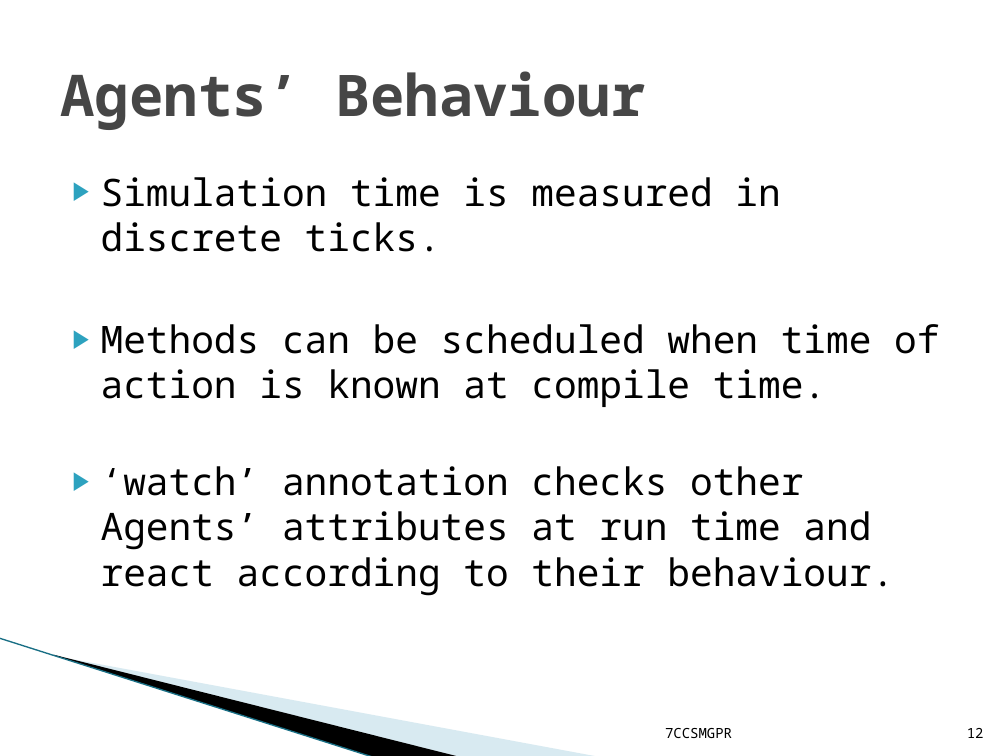
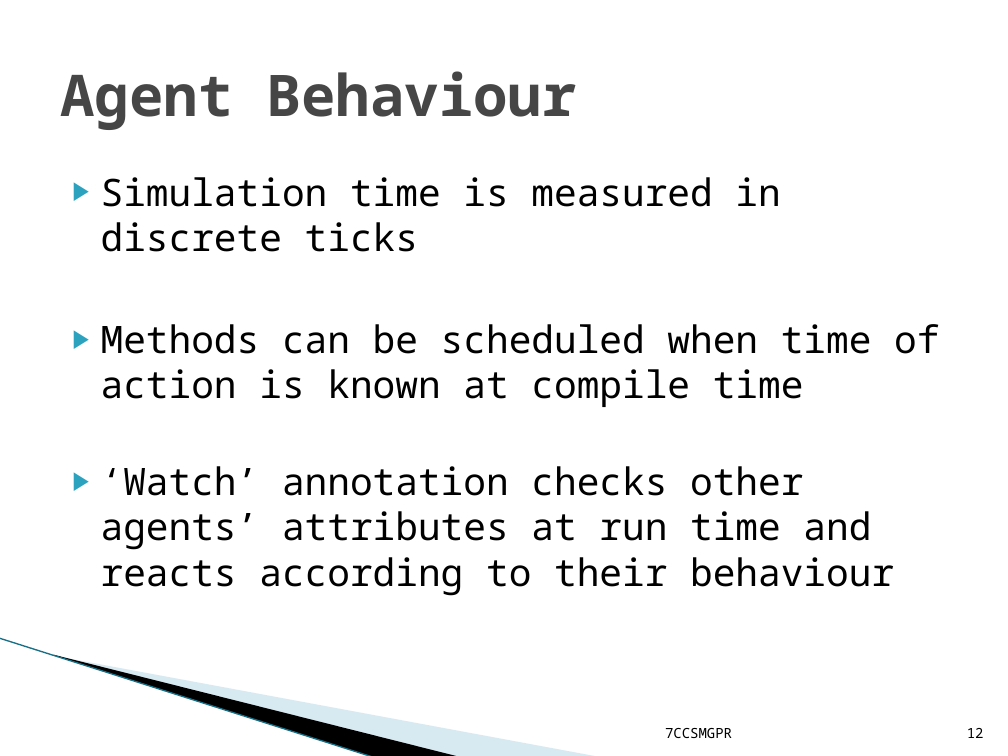
Before and after one commit to asenf/team_SignalGreen, a slide deck: slide 12 of reports/Group_Pres_adeela.pptx. Drawn at 1008x756 pixels with LibreOffice and Linux fonts; fonts in the diff are those of the drawing; background and template pictures are left out. Boxes give left, top, right and bottom in pixels: in the first picture for what was removed or moved away, otherwise in the second. Text is boxed around its words. In the diff, an @@ line names an element or a change of style, - is before the commit and + after.

```diff
--- a/reports/Group_Pres_adeela.pptx
+++ b/reports/Group_Pres_adeela.pptx
@@ title at <box>60,71,577,130</box>: text changed @@
-Agents’ Behaviour
+Agent Behaviour
@@ text at <box>101,177,939,596</box>: text changed @@
-▶ Simulation time is measured in discrete ticks.
-▶ Methods can be scheduled when time of action is known at compile time.
-▶ ‘watch’ annotation checks other Agents’ attributes at run time and react according to their behaviour.
+▶ Simulation time is measured in discrete ticks
+▶ Methods can be scheduled when time of action is known at compile time
+▶ ‘Watch’ annotation checks other agents’ attributes at run time and reacts according to their behaviour
```
Also in this commit, not shown: 8 other slides changed.
